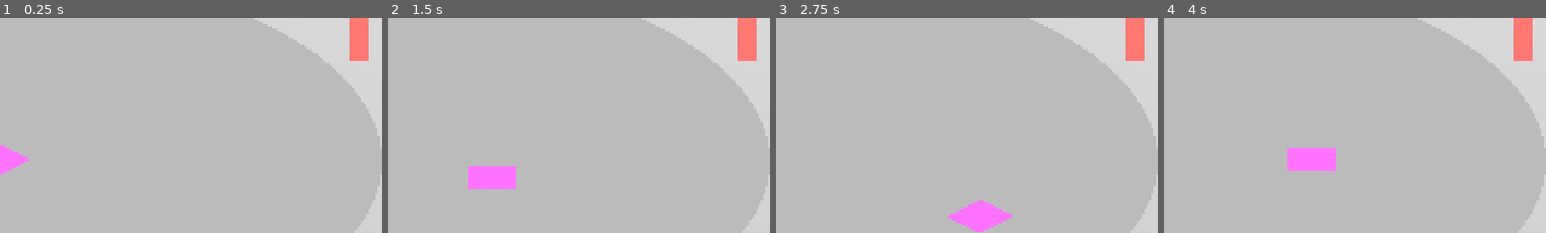
Above: before the commit, frames 1-4 (left to right).
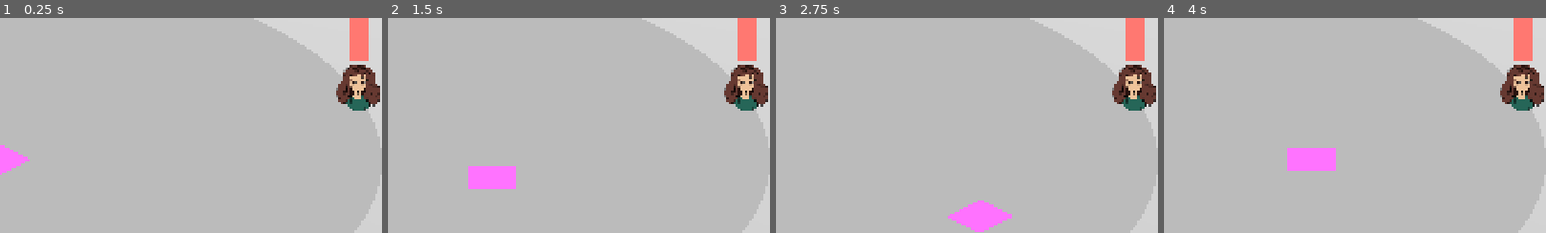
Above: after the commit, the same moments.

Repository: Kazuren/SquareHole
Game: Godot game, scene res://Main.tscn
Same seed, same stepped clock (60 frames per second), same inputs: the game is played once before the commit and once after it.
Inputs:
- Up to frame 1 (0.25 s): no input
- Up to frame 2 (1.5 s): tap Enter at 0.5 s; hold D (move_right) 0.53-1.28 s; tap R (rotate) at 0.6 s; hold S (move_down) from 1.28 s (still down); tap Shift (run) at 1.35 s
- Up to frame 3 (2.75 s): release S (move_down) at 2.03 s; hold D (move_right) from 2.03 s (still down); tap R (rotate) at 2.1 s
- Up to frame 4 (4 s): release D (move_right) at 2.78 s; hold W (move_up) 2.78-3.53 s; tap Shift (run) at 2.85 s; hold A (move_left) from 3.53 s (still down); tap R (rotate) at 3.6 s
The pictures show only the part of the screen within x 50-100%, y 17-67%; the shares and areas given below are measured in that part.

The runs differ from the first frame. In frame 1, 1.9% of the frame differs, in the area x 88-100%, y 21-44%; in frame 2, 1.9%; in frame 3, 1.9%; in frame 4, 1.9%.

Commit message:
add 3 sanity expressions and make them change based on the sanity bar

Diff:
--- a/Main.tscn
+++ b/Main.tscn
@@ -54,7 +54,7 @@
 [sub_resource type="GradientTexture2D" id="GradientTexture2D_wkp8b"]
 gradient = SubResource("Gradient_03owx")
 
-[node name="Main" type="Node3D" unique_id=222001452]
+[node name="Main" type="Node3D"]
 script = ExtResource("1_glv2v")
 intersection_material = ExtResource("4_cm0pq")
 xor_material = ExtResource("3_fos0i")
@@ -65,10 +65,10 @@
 sanity_penalty_curve = SubResource("Curve_03owx")
 rotation_step = 45.0
 
-[node name="Pivot" type="Node3D" parent="." unique_id=556041694]
+[node name="Pivot" type="Node3D" parent="."]
 transform = Transform3D(0.7071067, -0.3535534, 0.61237234, 0, 0.8660254, 0.5, -0.7071067, -0.3535534, 0.61237234, 0, 0, 0)
 
-[node name="Camera3D" type="Camera3D" parent="Pivot" unique_id=2095369003]
+[node name="Camera3D" type="Camera3D" parent="Pivot"]
 transform = Transform3D(0.99999994, 0, 0, 0, 0.99999994, 0, 0, 0, 0.99999994, 0, 0, 14)
 projection = 1
 current = true
@@ -77,39 +77,39 @@
 near = 0.02
 far = 100.0
 
-[node name="Ground" type="CSGBox3D" parent="." unique_id=886165375]
+[node name="Ground" type="CSGBox3D" parent="."]
 transform = Transform3D(1, 0, 0, 0, 1, 0, 0, 0, 1, 0, -0.5, 0)
 size = Vector3(40, 1, 40)
 material = SubResource("StandardMaterial3D_uu6xs")
 metadata/_edit_lock_ = true
 metadata/_edit_group_ = true
 
-[node name="Player" parent="." unique_id=1842404196 instance=ExtResource("3_r0du0")]
+[node name="Player" parent="." instance=ExtResource("3_r0du0")]
 unique_name_in_owner = true
 transform = Transform3D(1, 0, 0, 0, 1, 0, 0, 0, 1, -0.1, -0.499, 0)
 material_override = SubResource("StandardMaterial3D_r0du0")
 
-[node name="SunPivot" type="Node3D" parent="." unique_id=1284798189]
+[node name="SunPivot" type="Node3D" parent="."]
 transform = Transform3D(0.89249134, 0, -0.45106447, 0, 1, 0, 0.45106447, 0, 0.89249134, 0, 0, 0)
 
-[node name="DirectionalLight3D" type="DirectionalLight3D" parent="SunPivot" unique_id=1404500661]
+[node name="DirectionalLight3D" type="DirectionalLight3D" parent="SunPivot"]
 transform = Transform3D(1, 0, 0, 0, -4.371139e-08, 1, 0, -1, -4.371139e-08, 0, 500, 0)
 shadow_enabled = true
 
-[node name="WorldEnvironment" type="WorldEnvironment" parent="." unique_id=381813496]
+[node name="WorldEnvironment" type="WorldEnvironment" parent="."]
 environment = SubResource("Environment_r0du0")
 
-[node name="SpawnerMesh" type="MeshInstance3D" parent="." unique_id=50369648]
+[node name="SpawnerMesh" type="MeshInstance3D" parent="."]
 unique_name_in_owner = true
 mesh = SubResource("CylinderMesh_fos0i")
 metadata/_edit_lock_ = true
 
-[node name="SpawnTimer" type="Timer" parent="." unique_id=2057690367]
+[node name="SpawnTimer" type="Timer" parent="."]
 unique_name_in_owner = true
 wait_time = 3.0
 autostart = true
 
-[node name="UI" type="MarginContainer" parent="." unique_id=1317178700]
+[node name="UI" type="MarginContainer" parent="."]
 anchors_preset = 15
 anchor_right = 1.0
 anchor_bottom = 1.0
@@ -119,11 +119,11 @@
 theme_override_constants/margin_right = 32
 metadata/_edit_lock_ = true
 
-[node name="Control2" type="Control" parent="UI" unique_id=1030415945]
-layout_mode = 2
-metadata/_edit_lock_ = true
-
-[node name="SurvivalTimeLabel" type="Label" parent="UI/Control2" unique_id=1645374122]
+[node name="Control2" type="Control" parent="UI"]
+layout_mode = 2
+metadata/_edit_lock_ = true
+
+[node name="SurvivalTimeLabel" type="Label" parent="UI/Control2"]
 unique_name_in_owner = true
 layout_mode = 1
 anchors_preset = 5
@@ -137,13 +137,13 @@
 label_settings = SubResource("LabelSettings_fos0i")
 horizontal_alignment = 1
 
-[node name="SurvivalTimer" type="Timer" parent="UI/Control2" unique_id=1757353549]
-
-[node name="Control" type="Control" parent="UI" unique_id=339671969]
-layout_mode = 2
-metadata/_edit_lock_ = true
-
-[node name="MarginContainer" type="MarginContainer" parent="UI/Control" unique_id=2139024778]
+[node name="SurvivalTimer" type="Timer" parent="UI/Control2"]
+
+[node name="Control" type="Control" parent="UI"]
+layout_mode = 2
+metadata/_edit_lock_ = true
+
+[node name="MarginContainer" type="MarginContainer" parent="UI/Control"]
 custom_minimum_size = Vector2(48, 256)
 layout_mode = 1
 anchors_preset = 1
@@ -154,7 +154,7 @@
 grow_horizontal = 0
 size_flags_horizontal = 8
 
-[node name="SanityBar" type="TextureProgressBar" parent="UI/Control/MarginContainer" unique_id=484657580]
+[node name="SanityBar" type="TextureProgressBar" parent="UI/Control/MarginContainer"]
 unique_name_in_owner = true
 layout_mode = 2
 value = 50.0
@@ -163,7 +163,7 @@
 texture_under = SubResource("GradientTexture2D_20pc6")
 texture_progress = SubResource("GradientTexture2D_wkp8b")
 
-[node name="SanityLabel" type="Label" parent="UI/Control/MarginContainer/SanityBar" unique_id=502062163]
+[node name="SanityLabel" type="Label" parent="UI/Control/MarginContainer/SanityBar"]
 unique_name_in_owner = true
 layout_mode = 1
 anchors_preset = 8
@@ -180,13 +180,21 @@
 text = "50%"
 horizontal_alignment = 1
 
-[node name="MarginContainer" type="MarginContainer" parent="UI" unique_id=1622573084]
+[node name="MarginContainer" type="MarginContainer" parent="UI"]
 custom_minimum_size = Vector2(0, 180)
 layout_mode = 2
 size_flags_vertical = 8
 metadata/_edit_lock_ = true
 
-[node name="ShapeCarousel" parent="UI/MarginContainer" unique_id=1592716139 instance=ExtResource("11_20pc6")]
+[node name="ShapeCarousel" parent="UI/MarginContainer" instance=ExtResource("11_20pc6")]
 layout_mode = 2
 player_path = NodePath("../../../Player")
 metadata/_edit_lock_ = true
+
+[node name="GirlSanityExpression" type="TextureRect" parent="."]
+unique_name_in_owner = true
+offset_left = 1800.0
+offset_top = 294.0
+offset_right = 1923.0
+offset_bottom = 421.0
+expand_mode = 1
--- a/main.gd
+++ b/main.gd
@@ -55,10 +55,26 @@
 
 var rng = RandomNumberGenerator.new()
 
+const SANE_TEXTURE = preload("res://Art/GirlExpressions/squareHoleGirlSane.png")
+const SEMISANE_TEXTURE = preload("res://Art/GirlExpressions/squareHoleGirlSemiSane.png")
+const INSANE_TEXTURE = preload("res://Art/GirlExpressions/squareHoleGirlInsane.png")
+
+func render_girl_sanity_expression(sanityValue: float) -> void:
+	if sanityValue <= 100 and sanityValue >= 67:
+		%GirlSanityExpression.texture = SANE_TEXTURE
+	elif sanityValue < 67 and sanityValue >= 34:
+		%GirlSanityExpression.texture = SEMISANE_TEXTURE
+	else:
+		%GirlSanityExpression.texture = INSANE_TEXTURE
+
+
 func render_sanity() -> void:
+	#sanity bar
 	$%SanityBar.value = GameStats.sanity * 100;
 	$%SanityLabel.text = "%d%%" % (GameStats.sanity * 100)
 
+	#girl sanity expression
+	render_girl_sanity_expression($%SanityBar.value)
 
 func get_elapsed_seconds() -> float:
 	return (Time.get_ticks_msec() - starting_time_ticks) / 1000.0
Binary file added: Art/GirlExpressions/squareHoleGirlInsane.png
Not shown, added: Art/GirlExpressions/squareHoleGirlInsane.png.import
Binary file added: Art/GirlExpressions/squareHoleGirlSane.png
Not shown, added: Art/GirlExpressions/squareHoleGirlSane.png.import
Binary file added: Art/GirlExpressions/squareHoleGirlSemiSane.png
Not shown, added: Art/GirlExpressions/squareHoleGirlSemiSane.png.import
Not shown: 1 places in Main.tscn that only renumber resources
